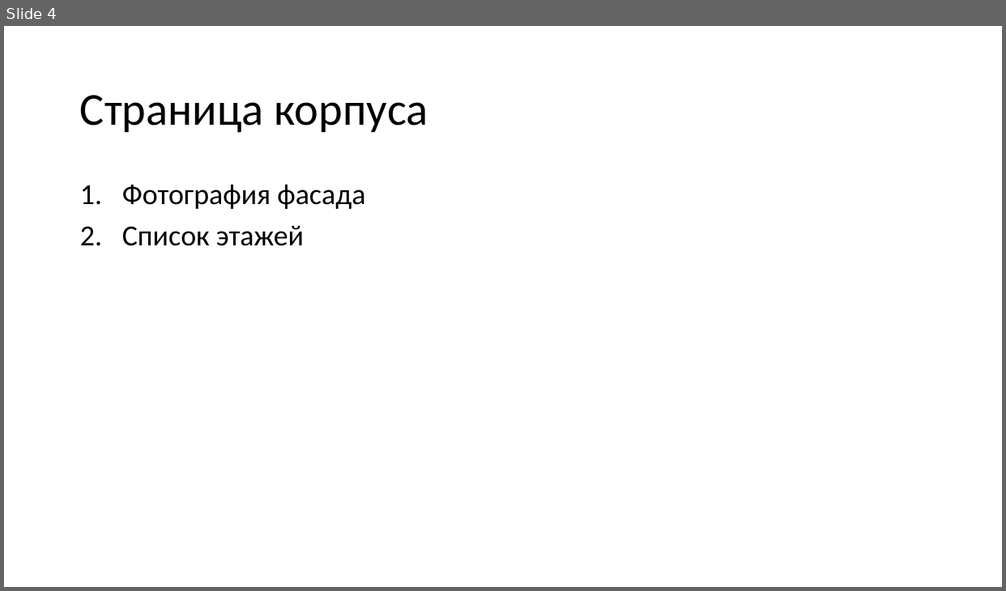
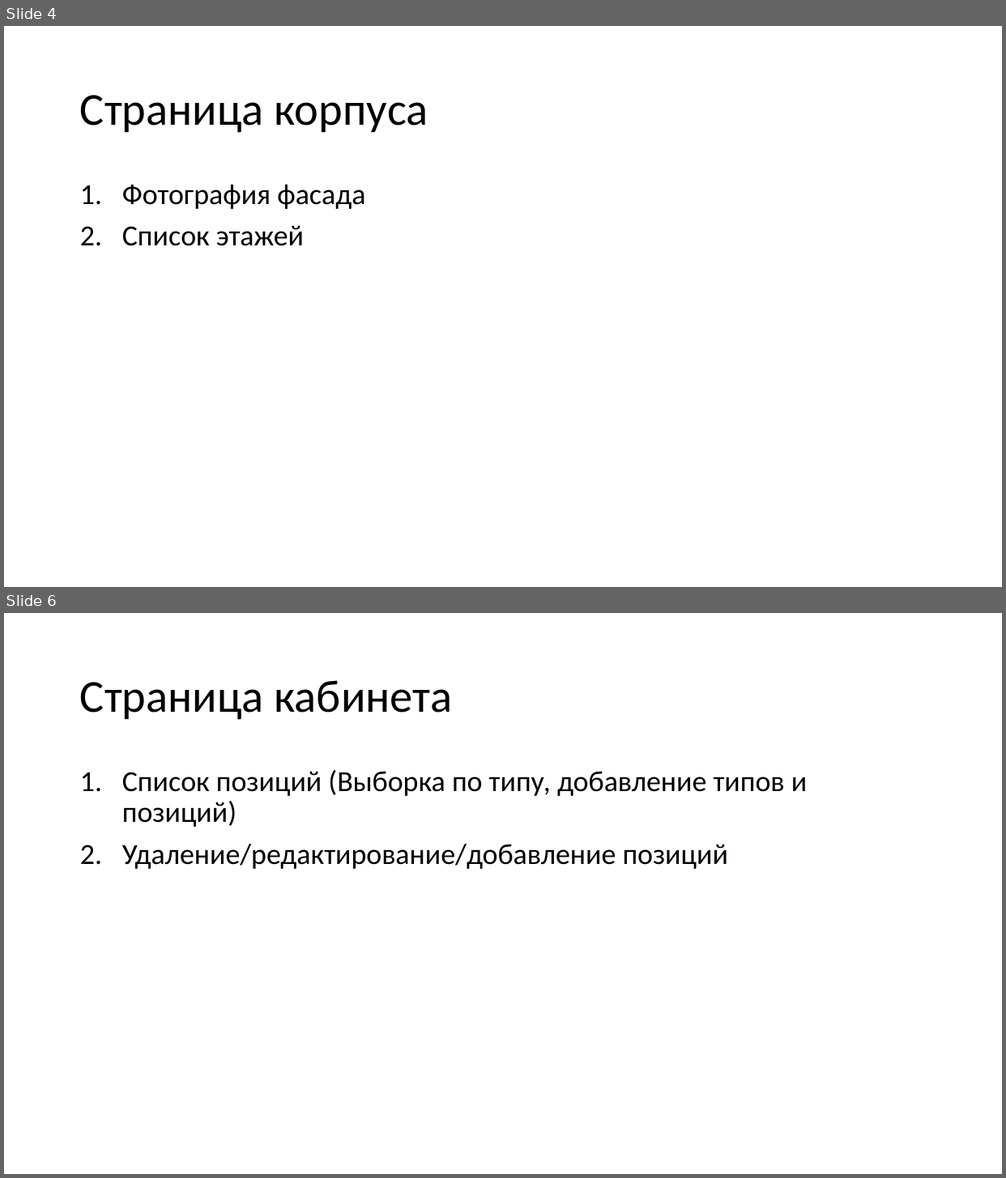
Before and after one commit to telephonist95/webapp, a slide deck: през.pptx. Shown one above the other, each under a label of ours: slide 4 before the commit, slides 4 and 6 after it; the slides between them are not shown. The pictures are 1006x591 and 1006x1178 pixels, drawn with LibreOffice and Linux fonts; fonts in the diff are those of the drawing. Boxes give left, top, right and bottom in pixels: in the first picture for what was removed or moved away, otherwise in the second. Text is boxed around its words. In the diff, an @@ line names an element or a change of style, - is before the commit and + after.

```diff
--- a/през.pptx
+++ b/през.pptx
@@ slide 6 added at (4, 613, 1002, 1174), background #FFFFFF @@
@@ title added at (80, 680, 453, 720), 44 pt, text #000000 @@
+Страница кабинета
@@ text added at (122, 770, 807, 869), 28 pt, text #000000 @@
+1. Список позиций (Выборка по типу, добавление типов и позиций)
+2. Удаление/редактирование/добавление позиций
```
Also in this commit, not shown: 1 slide changed, 1 other slide added.
